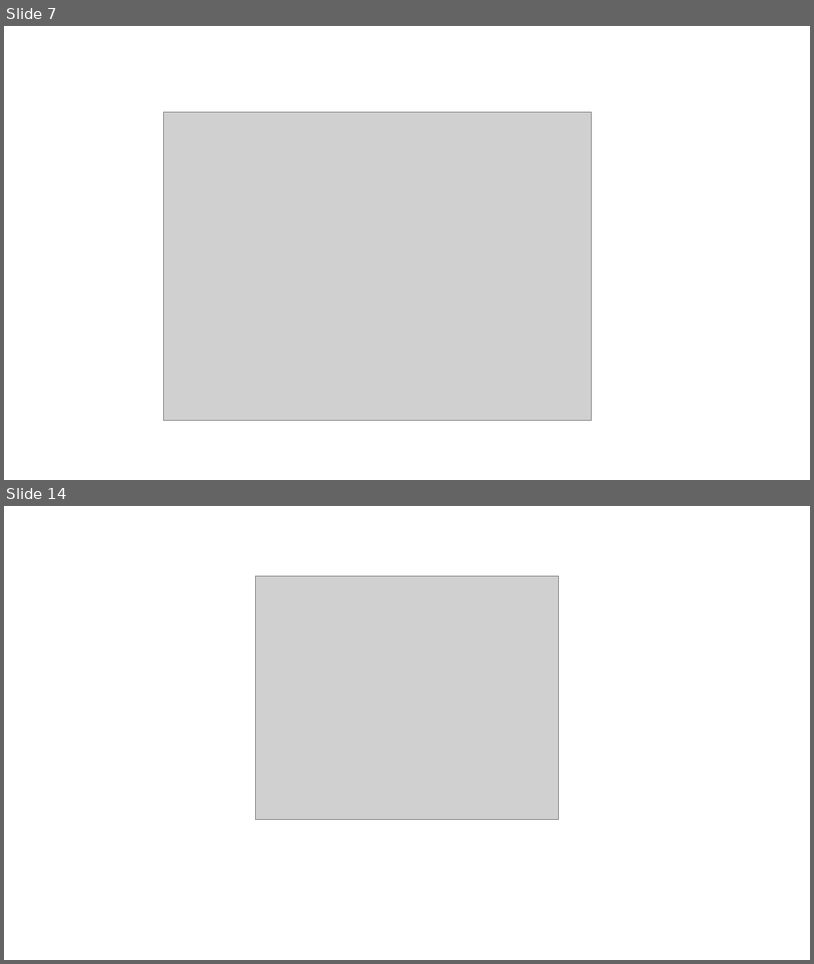
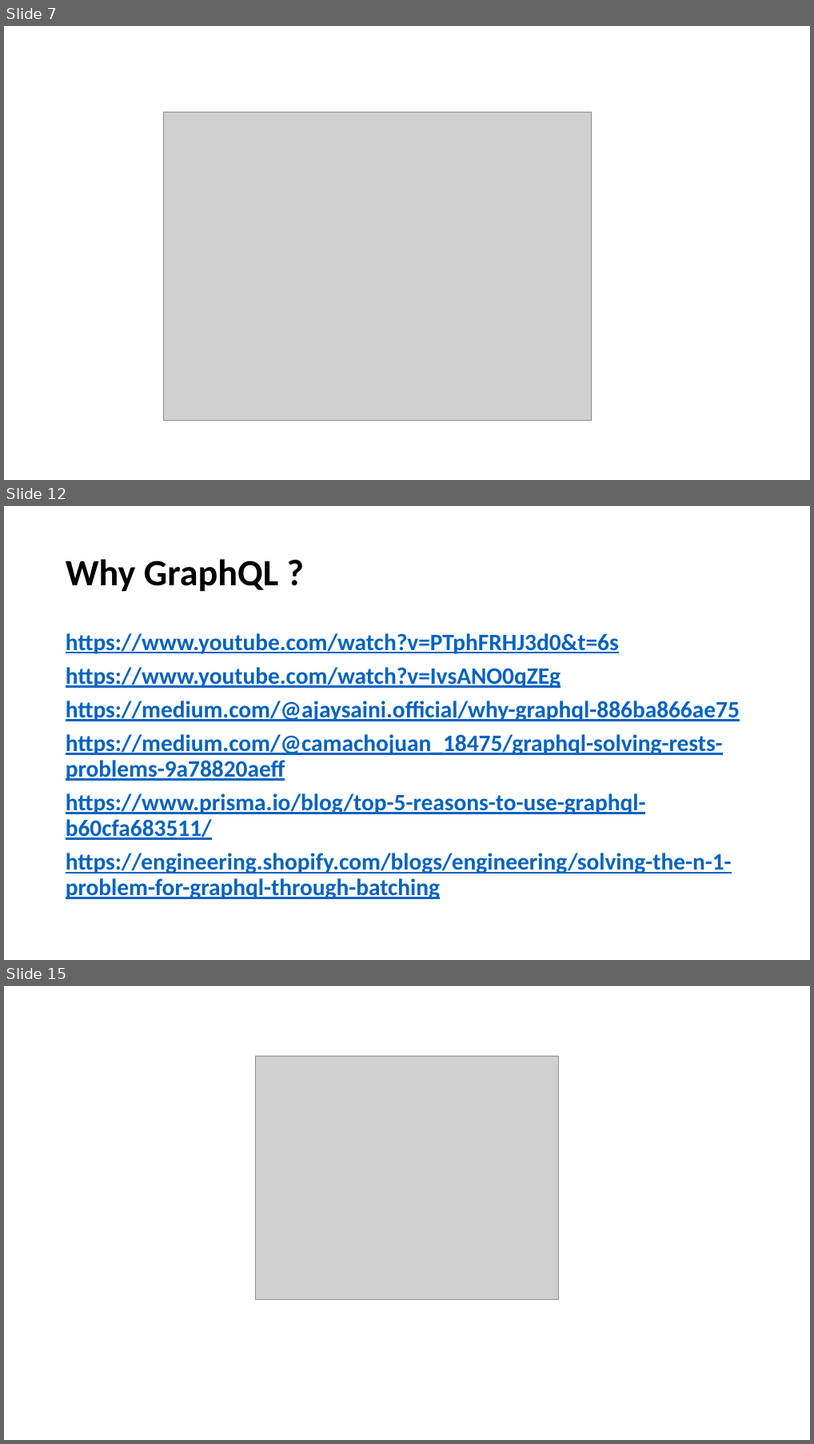
Before and after one commit to arunprabug/graphql-demo, a slide deck: GraphQL-Introduction.pptx. Shown one above the other, each under a label of ours: slides 7 and 14 before the commit, slides 7, 12 and 15 after it; the slides between them are not shown. The pictures are 814x964 and 814x1444 pixels, drawn with LibreOffice and Linux fonts; fonts in the diff are those of the drawing; grey boxes stand for pictures. Boxes give left, top, right and bottom in pixels: in the first picture for what was removed or moved away, otherwise in the second. Text is boxed around its words. In the diff, an @@ line names an element or a change of style, - is before the commit and + after.

```diff
--- a/GraphQL-Introduction.pptx
+++ b/GraphQL-Introduction.pptx
@@ slide 12 added at [4,506,810,960], background #FFFFFF @@
@@ title added at [66,559,278,592], 44 pt, text #000000, bold @@
+Why GraphQL ?
@@ text added at [66,633,740,899], 28 pt, text #0563C1, bold, underline @@
+https://www.youtube.com/watch?v=PTphFRHJ3d0&t=6s
+https://www.youtube.com/watch?v=IvsANO0qZEg
+https://medium.com/@ajaysaini.official/why-graphql-886ba866ae75
+https://medium.com/@camachojuan_18475/graphql-solving-rests-problems-9a78820aeff
+https://www.prisma.io/blog/top-5-reasons-to-use-graphql-b60cfa683511/
+https://engineering.shopify.com/blogs/engineering/solving-the-n-1-problem-for-graphql-through-batching
@@ what was slide 14 is now slide 15 @@
```
Also in this commit, not shown: 21 slides changed, 22 other slides added, 1 slide removed.
